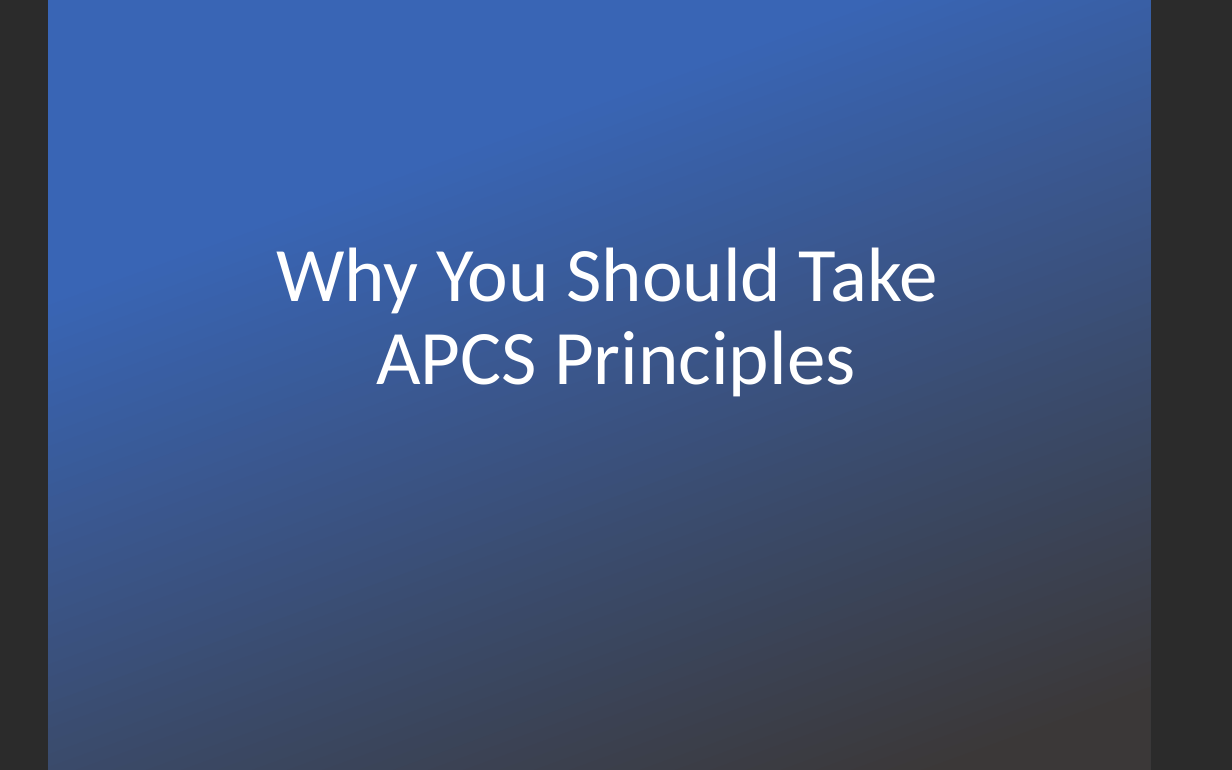
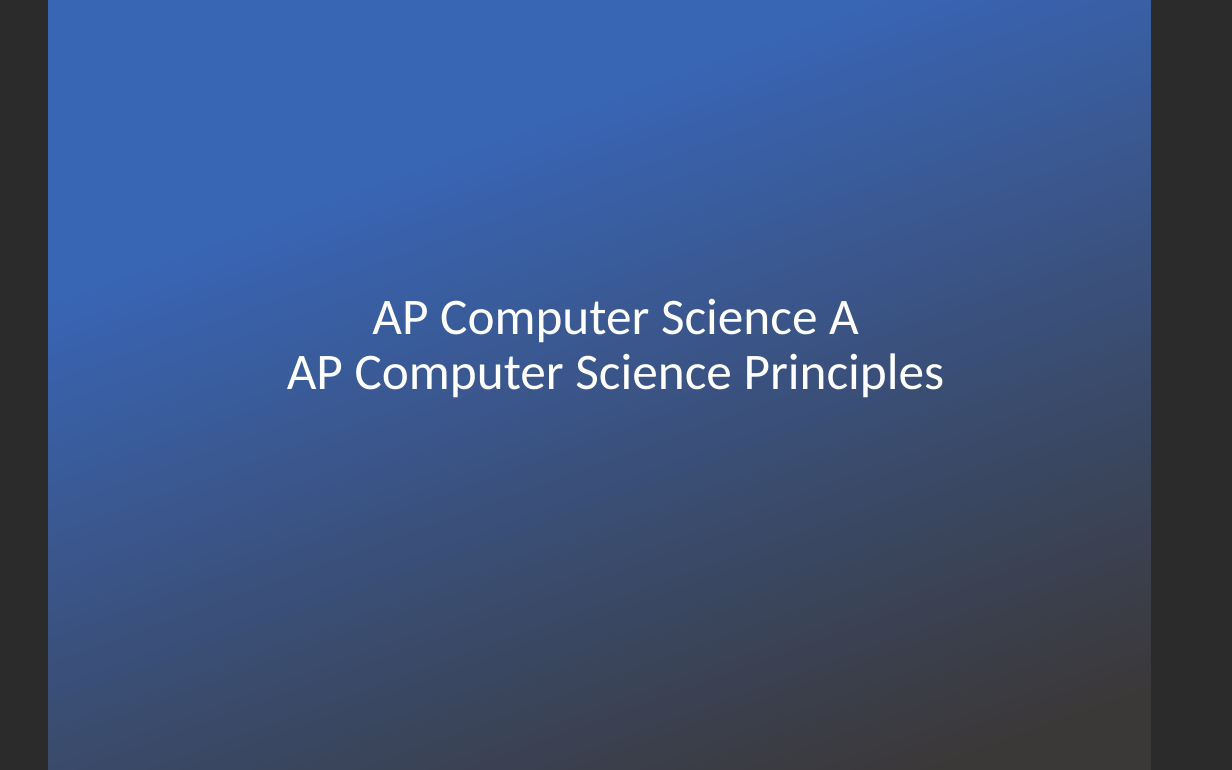
Before and after one commit to LongBaoNguyen/longbaonguyen.github.io, a slide deck: slide 1 of courses/apcsp/apcspwhy.pptx. Drawn at 1232x770 pixels with LibreOffice and Linux fonts; fonts in the diff are those of the drawing; background and template pictures are left out; a plain dark background stands for a picture behind light text. Boxes give left, top, right and bottom in pixels: in the first picture for what was removed or moved away, otherwise in the second. Text is boxed around its words. In the diff, an @@ line names an element or a change of style, - is before the commit and + after.

```diff
--- a/courses/apcsp/apcspwhy.pptx
+++ b/courses/apcsp/apcspwhy.pptx
@@ title at (x1=287, y1=298, x2=945, y2=398): text changed; size 45 to 30 pt @@
-Why You Should Take
-APCS Principles
+AP Computer Science A
+AP Computer Science Principles
```
Also in this commit, not shown: 2 other slides changed, 2 slides added, 2 slides removed, 5 other files.
